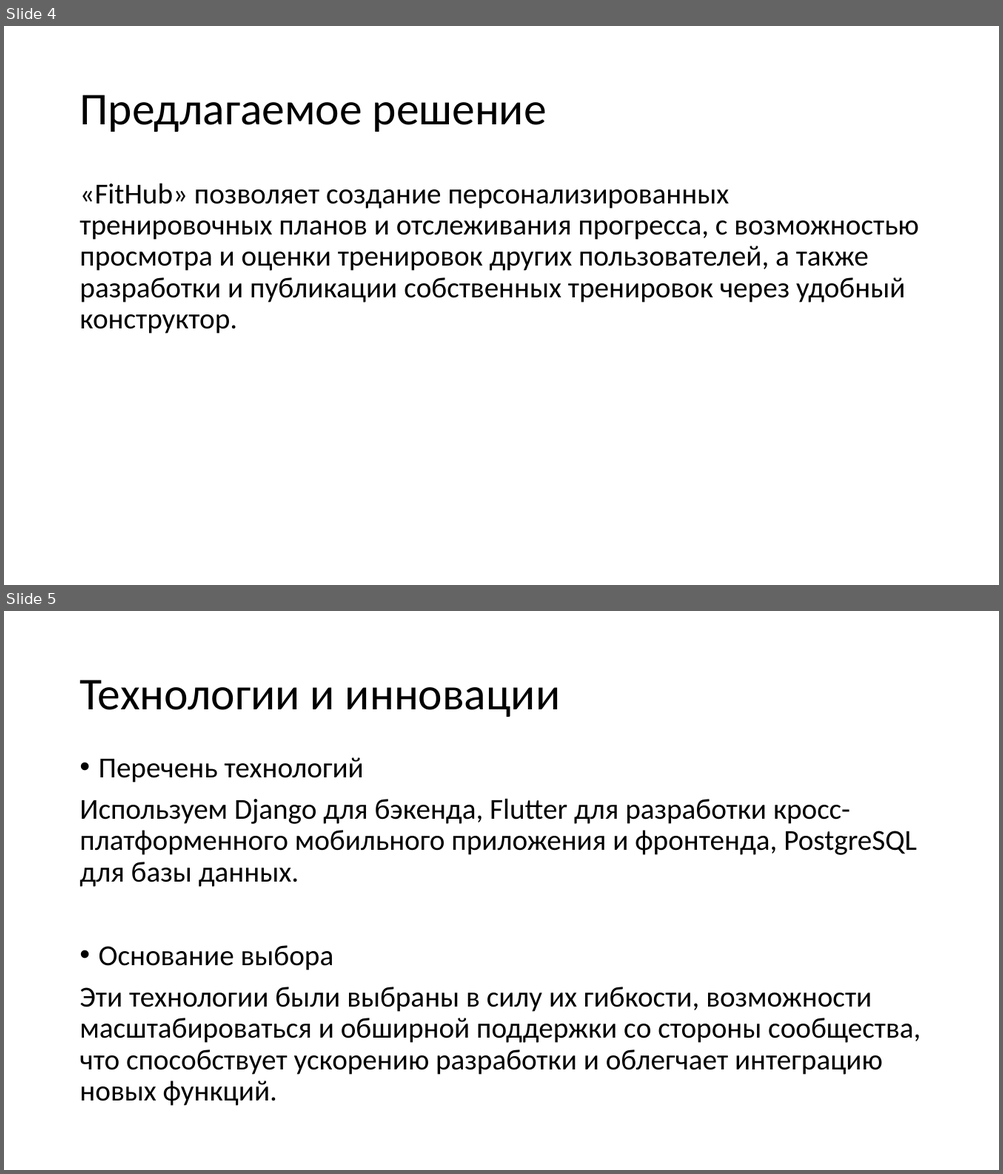
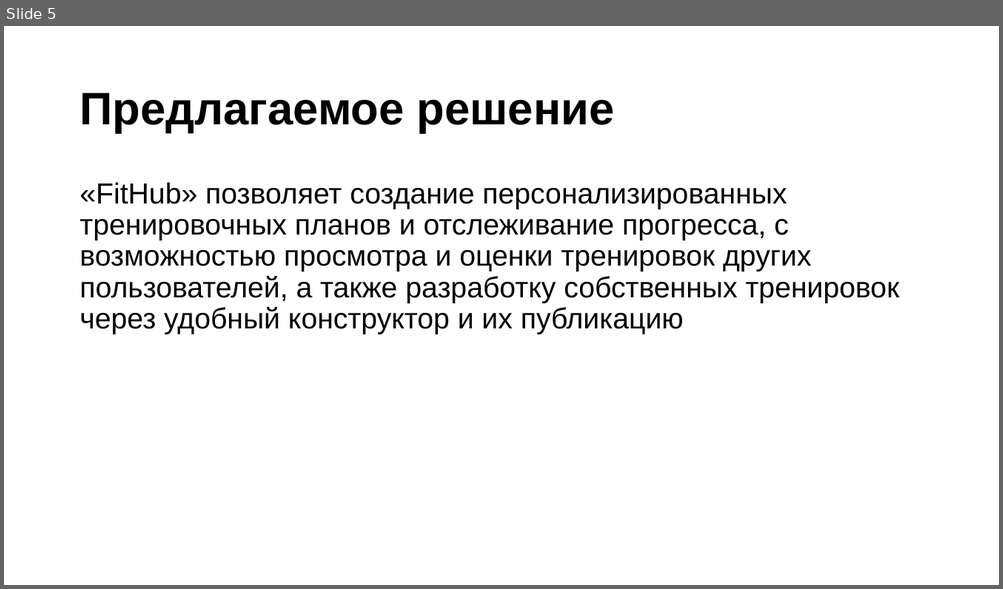
Before and after one commit to partickle/FitHub_Docs, a slide deck: Презентация технического задания.pptx. Shown one above the other, each under a label of ours: slides 4 and 5 before the commit, slide 5 after it. The pictures are 1003x1174 and 1003x589 pixels, drawn with LibreOffice and Linux fonts; fonts in the diff are those of the drawing. Boxes give left, top, right and bottom in pixels: in the first picture for what was removed or moved away, otherwise in the second. Text is boxed around its words. In the diff, an @@ line names an element or a change of style, - is before the commit and + after.

```diff
--- a/Презентация технического задания.pptx
+++ b/Презентация технического задания.pptx
@@ slide 5 removed at [4, 611, 999, 1170], background #FFFFFF @@
@@ title removed at [79, 680, 560, 717] @@
-Технологии и инновации
@@ text removed at [79, 758, 920, 1106] @@
-• Перечень технологий
-Используем Django для бэкенда, Flutter для разработки кросс-платформенного мобильного приложения и фронтенда, PostgreSQL для базы данных.
-• Основание выбора
-Эти технологии были выбраны в силу их гибкости, возможности масштабироваться и обширной поддержки со стороны сообщества, что способствует ускорению разработки и облегчает интеграцию новых функций.
@@ what was slide 4 is now slide 5 @@
@@ slide 5 changed as well @@
@@ title "Предлагаемое решение" at [79, 93, 614, 133]: font Calibri to Arial, bold on @@
@@ text at [79, 182, 899, 335]: text changed; font Calibri to Arial @@
-«FitHub» позволяет создание персонализированных тренировочных планов и отслеживания прогресса, с возможностью просмотра и оценки тренировок других пользователей, а также разработки и публикации собственных тренировок через удобный конструктор.
+«FitHub» позволяет создание персонализированных тренировочных планов и отслеживание прогресса, с возможностью просмотра и оценки тренировок других пользователей, а также разработку собственных тренировок через удобный конструктор и их публикацию
```
Also in this commit, not shown: 2 other slides changed, 12 slides added, 2 other slides removed.
